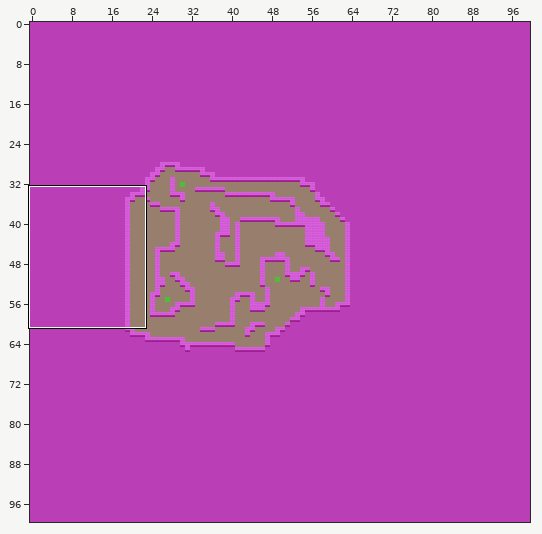
Tiled map (JSON): assets/tilemaps/main.json. Above, an overview of the earlier version with the close-up marked.
Close-up. As it was:
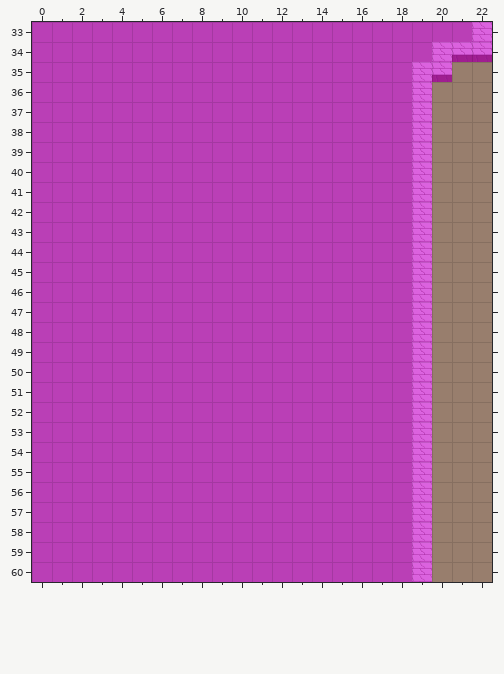
Cells are 128x128 px. Shown: x 0..22, y 33..60. The commit also changed other parts of the map, which this record leaves out. Tiles whose own drawing changed are shown in their newer look in all pictures.
Now the later version:
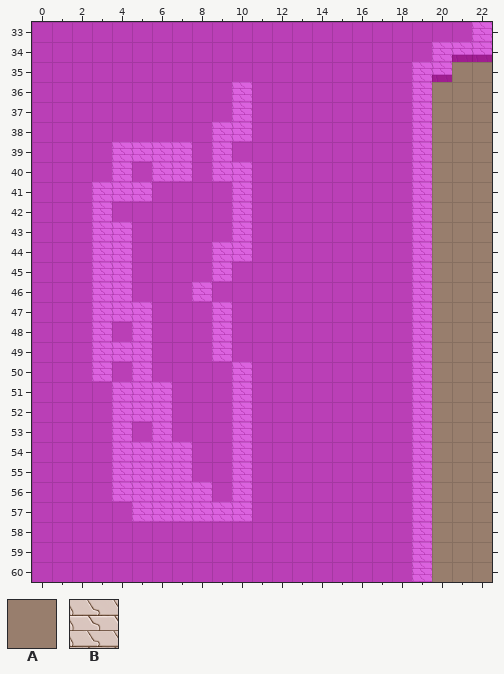
Key: from "terrain": A 0, B 2.
_ is an empty cell.
The exact change:
Layer "terrain":
Tile A gives way to tile B in rows 36 to 37 at x 10; in row 38 at x 9 to 10; in row 39 at x 4 to 7 and 9; in row 40 at x 4, 6 to 7 and 9 to 10; in row 41 at x 3 to 5 and 10; in row 42 at x 3 and 10.
Tile A gives way to tile B in row 43 at x 3 to 4 and 10; in row 44 at x 3 to 4 and 9 to 10; in row 45 at x 3 to 4 and 9; in row 46 at x 3 to 4 and 8; in row 47 at x 3 to 5 and 9; in row 48 at x 3, 5 and 9.
Tile A gives way to tile B in row 49 at x 3 to 5 and 9; in row 50 at x 3, 5 and 10; in rows 51 to 52 at x 4 to 6 and 10; in row 53 at x 4, 6 and 10; in rows 54 to 55 at x 4 to 7 and 10; in row 56 at x 4 to 8 and 10.
Tile A gives way to tile B in row 57 at x 5 to 10.
Pixel boxes of the changes (left, top, right, bottom) in both close-ups:
changed: (92, 82, 252, 522)
